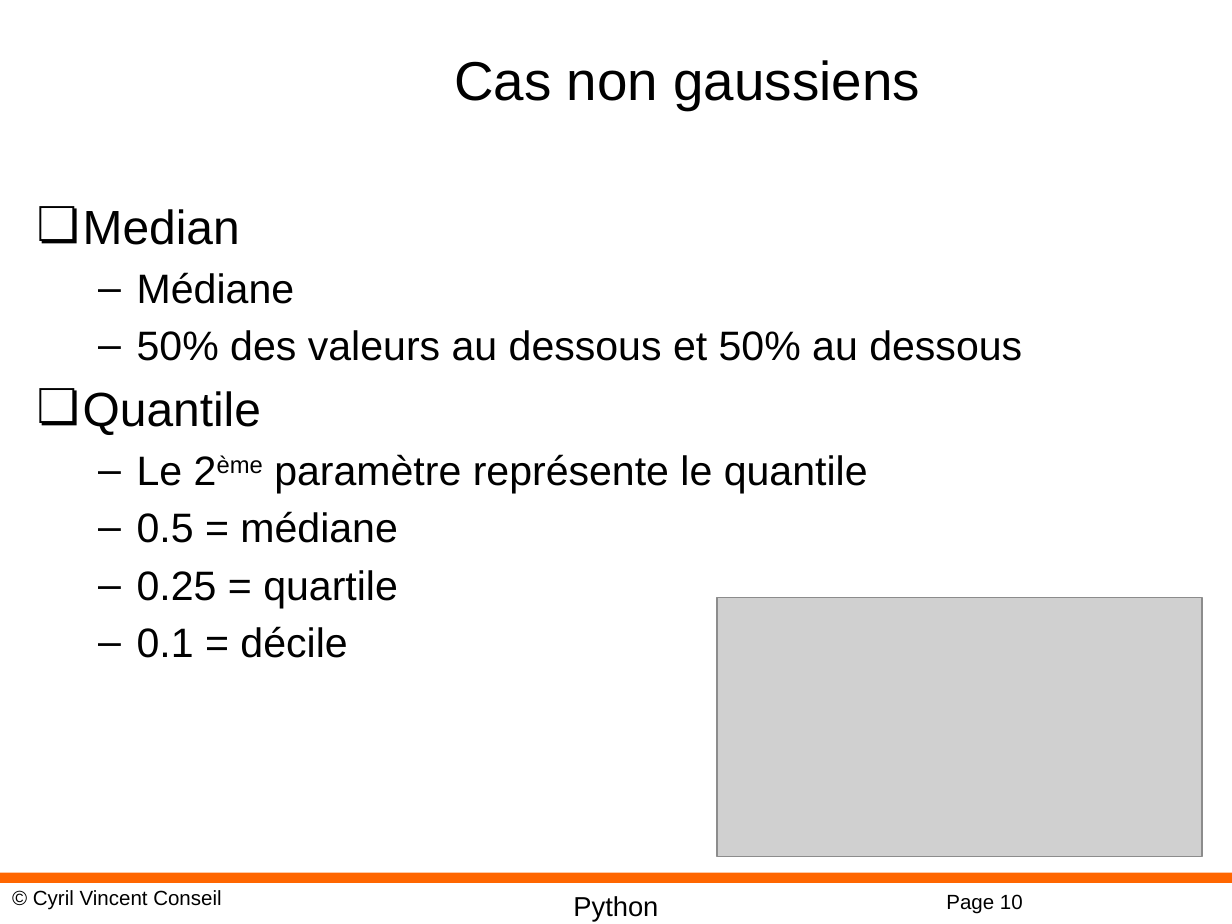
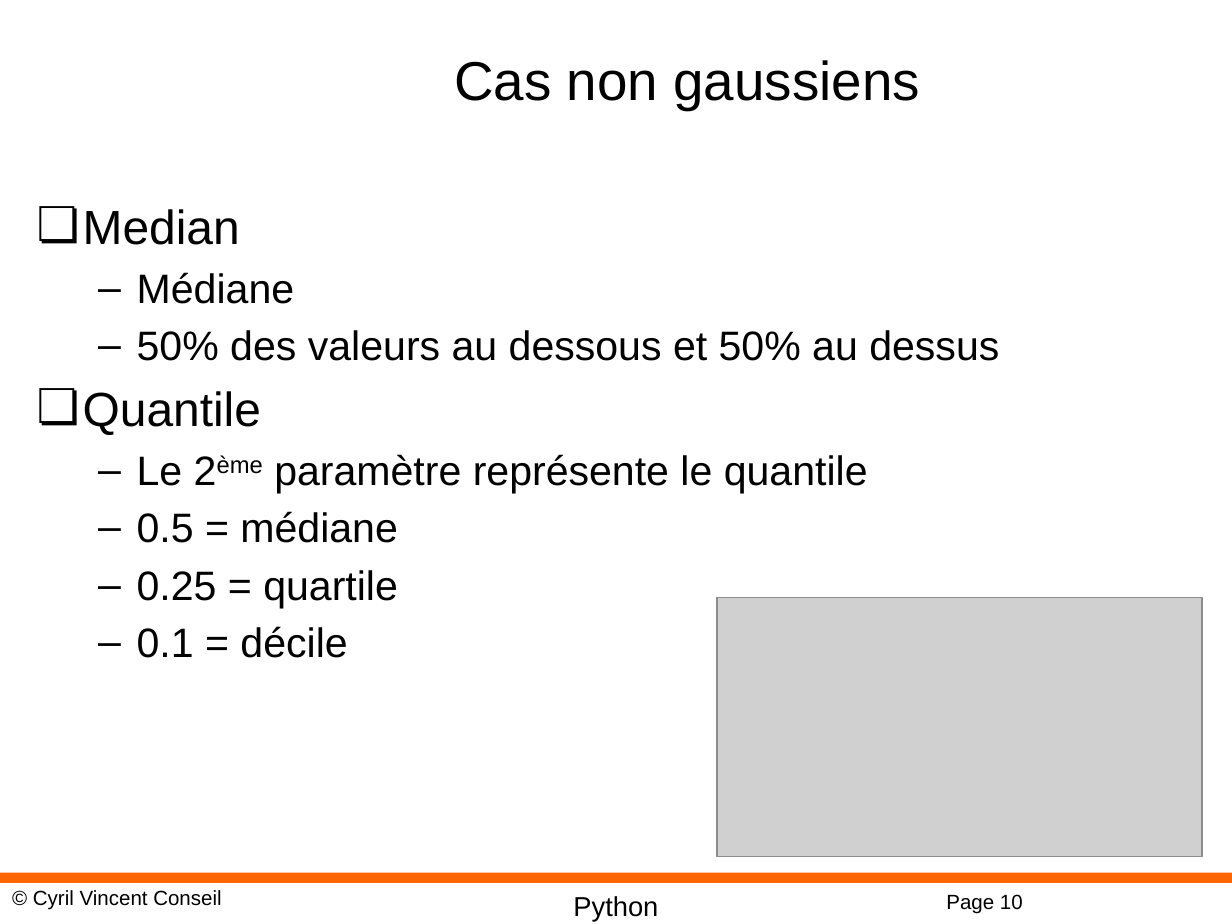
Before and after one commit to cyrilvincent/math, a slide deck: slide 10 of ppt/PythonMath09-Stats.pptx. Drawn at 1232x924 pixels with LibreOffice and Linux fonts; fonts in the diff are those of the drawing; grey boxes stand for pictures; background and template pictures are left out. Boxes give left, top, right and bottom in pixels: in the first picture for what was removed or moved away, otherwise in the second. Text is boxed around its words. In the diff, an @@ line names an element or a change of style, - is before the commit and + after.

```diff
--- a/ppt/PythonMath09-Stats.pptx
+++ b/ppt/PythonMath09-Stats.pptx
@@ text at (x1=137, y1=330, x2=999, y2=361): text changed @@
-  – 50% des valeurs au dessous et 50% au dessous
+  – 50% des valeurs au dessous et 50% au dessus
```
Also in this commit, not shown: 1 other file.
